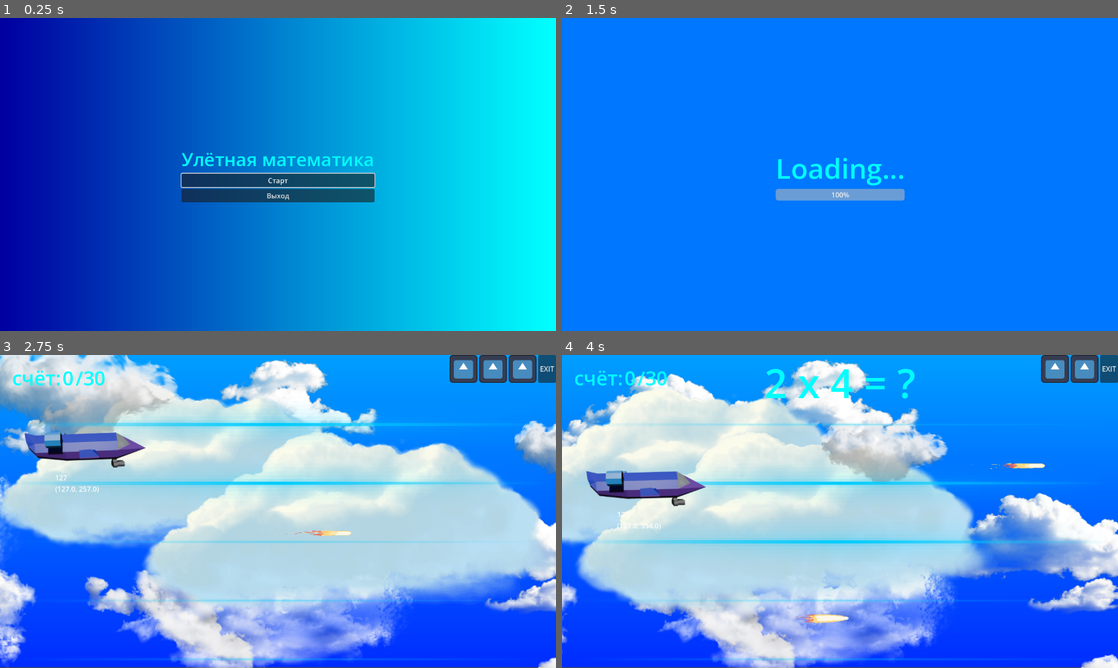
Above: before the commit, frames 1-4 (two rows, left to right).
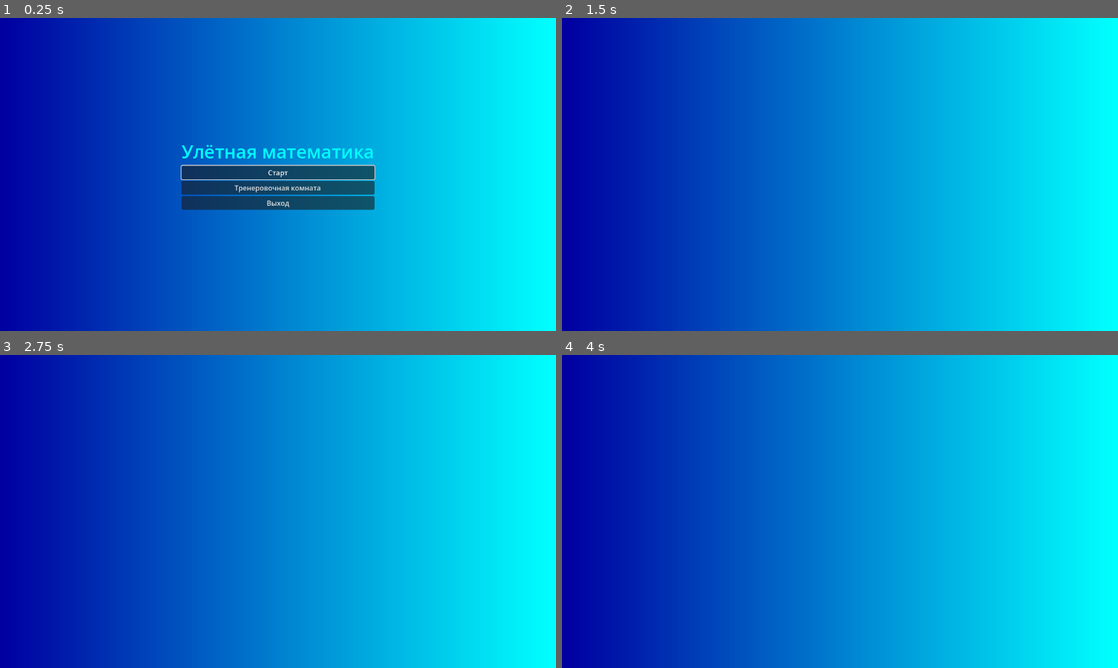
Above: after the commit, the same moments.

Repository: GGamezebo/quizmatik
Game: Godot game, scene res://main.tscn
Same seed, same stepped clock (60 frames per second), same inputs: the game is played once before the commit and once after it. Before the commit the project has no main scene; this scene is started directly in both runs. The engine's default icon, where the game draws it, is replaced by a stand-in: a white triangle on a blue panel in a dark square.
Inputs (mouse positions are in pixels of both pictures, inside the frame that each line leads up to):
- Up to frame 1 (0.25 s): no input
- Up to frame 2 (1.5 s): click (840, 187) at 0.5 s, where only the run after the commit has a clickable "Тренеровочная комната"; click (840, 180) at 1.25 s, where only the run before the commit has a clickable "Старт"
- Up to frame 3 (2.75 s): hold Up (ui_up) from 2.03 s (still down); tap Space (shoot) at 2.1 s
- Up to frame 4 (4 s): release Up (ui_up) at 2.78 s; hold Down (ui_down) 2.78-3.53 s; tap Space (shoot) at 2.85, 3.6 s; hold Up (ui_up) from 3.53 s (still down)

The runs differ from the first frame. In frame 1, 3.5% of the frame differs, in the area x 32-68%, y 40-62%; in frame 2, 100%, in the area x 0-100%, y 0-100%; in frame 3, 100%; in frame 4, 100%.

Commit message:
add window stack manager

Diff:
--- a/project.godot
+++ b/project.godot
@@ -15,6 +15,7 @@
 [application]
 
 config/name="quizmatic"
+run/main_scene="uid://ddo0h56tnwsk1"
 config/features=PackedStringArray("4.6", "Mobile")
 
 [display]
--- /dev/null
+++ b/src/components/window_stack_manager/button_window_stack_transition.gd
@@ -0,0 +1,6 @@
+class_name ButtonWindowTransition
+extends Node
+
+@export var button: Button
+@export var target_window: Control
+@export var is_back_current: bool = false
--- /dev/null
+++ b/src/components/window_stack_manager/window_stack_manager.gd
@@ -0,0 +1,51 @@
+class_name WindowStackManager
+extends Node
+
+@export_category('stacked_windows_settings')
+@export var default_window: Control
+@export var button_transitions: Array[ButtonWindowTransition]
+
+var window_stack: Array[Control] = []
+
+func _ready() -> void:
+	for transition in button_transitions:
+		transition.target_window.hide()
+		transition.button.pressed.connect(_on_button_pressed.bind(transition.target_window))
+
+	open_stacked_window(default_window)
+
+func open_stacked_window(new_window: Control) -> void:
+	if not window_stack.is_empty():
+		window_stack.back().hide() # Скрываем текущее верхнее окно
+
+	window_stack.append(new_window)
+	new_window.show()
+
+	# Опционально: фокусируемся на первой кнопке для геймпадов
+	var first_button = new_window.find_next_valid_focus()
+	if first_button:
+		first_button.grab_focus()
+
+# come back
+func close_stacked_window() -> void:
+	if window_stack.size() <= 1:
+		return # Не закрываем последнее окно (главное меню)
+
+	var current_window = window_stack.pop_back()
+	current_window.hide()
+
+	var previous_window = window_stack.back()
+	previous_window.show()
+
+	# Возвращаем фокус
+	var first_button = previous_window.find_next_valid_focus()
+	if first_button:
+		first_button.grab_focus()
+
+# Обработка клавиши "Назад" (Esc)
+func _input(event) -> void:
+	if event.is_action_pressed("ui_cancel"):
+		close_stacked_window()
+
+func _on_button_pressed(target_window: Control) -> void:
+	open_stacked_window(target_window)
--- a/src/contexts/menu_context/menu_context.tscn
+++ b/src/contexts/menu_context/menu_context.tscn
@@ -2,6 +2,8 @@
 
 [ext_resource type="Script" uid="uid://cy2a8f3w1035e" path="res://src/contexts/menu_context/ui.gd" id="1_ux2mn"]
 [ext_resource type="Resource" uid="uid://gld8eub23u54" path="res://src/contexts/main_context/main_events.tres" id="2_35kkh"]
+[ext_resource type="Script" uid="uid://bcskwis6ebs5f" path="res://src/components/window_stack_manager/window_stack_manager.gd" id="3_5oxuo"]
+[ext_resource type="Script" uid="uid://bb1j5h4a60ooo" path="res://src/components/window_stack_manager/button_window_stack_transition.gd" id="4_haj1v"]
 
 [sub_resource type="Gradient" id="Gradient_r3o0b"]
 colors = PackedColorArray(0, 0, 0.627451, 1, 0, 1, 1, 1)
@@ -15,19 +17,32 @@
 
 [node name="MenuContext" type="Node" unique_id=1044355188]
 
-[node name="UI" type="Control" parent="." unique_id=335006795 node_paths=PackedStringArray("start_button", "exit_button")]
+[node name="UI" type="CanvasLayer" parent="." unique_id=2419366 node_paths=PackedStringArray("start_button", "exit_button")]
+script = ExtResource("1_ux2mn")
+main_events = ExtResource("2_35kkh")
+start_button = NodePath("MainMenuWindow/CenterContainer/VBoxContainer/ButtonStart")
+exit_button = NodePath("MainMenuWindow/CenterContainer/VBoxContainer/ButtonExit")
+
+[node name="StackWindowController" type="Node" parent="UI" unique_id=412551555 node_paths=PackedStringArray("default_window", "button_transitions")]
+script = ExtResource("3_5oxuo")
+default_window = NodePath("../MainMenuWindow")
+button_transitions = [NodePath("training_room_transition")]
+
+[node name="training_room_transition" type="Node" parent="UI/StackWindowController" unique_id=1342848864 node_paths=PackedStringArray("button", "target_window")]
+script = ExtResource("4_haj1v")
+button = NodePath("../../MainMenuWindow/CenterContainer/VBoxContainer/TrainigRoom")
+target_window = NodePath("../../TrainingRoomWindow")
+
+[node name="MainMenuWindow" type="Control" parent="UI" unique_id=1158717007]
 layout_mode = 3
 anchors_preset = 15
 anchor_right = 1.0
 anchor_bottom = 1.0
 grow_horizontal = 2
 grow_vertical = 2
-script = ExtResource("1_ux2mn")
-main_events = ExtResource("2_35kkh")
-start_button = NodePath("CenterContainer/VBoxContainer/ButtonStart")
-exit_button = NodePath("CenterContainer/VBoxContainer/ButtonExit")
+size_flags_horizontal = 4
 
-[node name="TextureRect" type="TextureRect" parent="UI" unique_id=855634049]
+[node name="TextureRect" type="TextureRect" parent="UI/MainMenuWindow" unique_id=855634049]
 layout_mode = 1
 anchors_preset = 15
 anchor_right = 1.0
@@ -36,7 +51,7 @@
 grow_vertical = 2
 texture = SubResource("GradientTexture2D_ux2mn")
 
-[node name="CenterContainer" type="CenterContainer" parent="UI" unique_id=487516089]
+[node name="CenterContainer" type="CenterContainer" parent="UI/MainMenuWindow" unique_id=487516089]
 layout_mode = 1
 anchors_preset = 15
 anchor_right = 1.0
@@ -44,18 +59,42 @@
 grow_horizontal = 2
 grow_vertical = 2
 
-[node name="VBoxContainer" type="VBoxContainer" parent="UI/CenterContainer" unique_id=92845443]
+[node name="VBoxContainer" type="VBoxContainer" parent="UI/MainMenuWindow/CenterContainer" unique_id=92845443]
 layout_mode = 2
 
-[node name="Label" type="Label" parent="UI/CenterContainer/VBoxContainer" unique_id=1617486808]
+[node name="Label" type="Label" parent="UI/MainMenuWindow/CenterContainer/VBoxContainer" unique_id=1617486808]
 layout_mode = 2
 text = "Улётная математика"
 label_settings = SubResource("LabelSettings_35kkh")
 
-[node name="ButtonStart" type="Button" parent="UI/CenterContainer/VBoxContainer" unique_id=671841128]
+[node name="ButtonStart" type="Button" parent="UI/MainMenuWindow/CenterContainer/VBoxContainer" unique_id=671841128]
 layout_mode = 2
 text = "Старт"
 
-[node name="ButtonExit" type="Button" parent="UI/CenterContainer/VBoxContainer" unique_id=630154561]
+[node name="TrainigRoom" type="Button" parent="UI/MainMenuWindow/CenterContainer/VBoxContainer" unique_id=1885115665]
+layout_mode = 2
+text = "Тренеровочная комната"
+
+[node name="ButtonExit" type="Button" parent="UI/MainMenuWindow/CenterContainer/VBoxContainer" unique_id=630154561]
 layout_mode = 2
 text = "Выход"
+
+[node name="TrainingRoomWindow" type="Control" parent="UI" unique_id=326554877]
+visible = false
+layout_mode = 3
+anchors_preset = 15
+anchor_right = 1.0
+anchor_bottom = 1.0
+grow_horizontal = 2
+grow_vertical = 2
+
+[node name="TextureRect" type="TextureRect" parent="UI/TrainingRoomWindow" unique_id=485422946]
+layout_mode = 1
+anchors_preset = 15
+anchor_right = 1.0
+anchor_bottom = 1.0
+grow_horizontal = 2
+grow_vertical = 2
+texture = SubResource("GradientTexture2D_ux2mn")
+
+[connection signal="button_down" from="UI/MainMenuWindow/CenterContainer/VBoxContainer/TrainigRoom" to="UI/StackWindowController" method="_on_trainig_room_button_down"]
--- a/src/contexts/menu_context/ui.gd
+++ b/src/contexts/menu_context/ui.gd
@@ -1,17 +1,20 @@
-extends Control
+extends CanvasLayer
 
-@export var main_events:MainEvents
-@export var start_button:Button
-@export var exit_button:Button
+@export_category('Major components')
+@export var main_events: MainEvents
+@export_group('Buttons')
+@export var start_button: Button
+@export var exit_button: Button
 
-func _ready():
+
+func _ready() -> void:
 	start_button.grab_focus()
 
 	start_button.pressed.connect(_on_start_pressed)
 	exit_button.pressed.connect(_on_exit_pressed)
 
-func _on_start_pressed():
+func _on_start_pressed() -> void:
 	main_events.ev_start_game.emit()
 
-func _on_exit_pressed():
+func _on_exit_pressed() -> void:
 	get_tree().quit()
Not shown, added: src/components/window_stack_manager/button_window_stack_transition.gd.uid
Not shown, added: src/components/window_stack_manager/window_stack_manager.gd.uid
